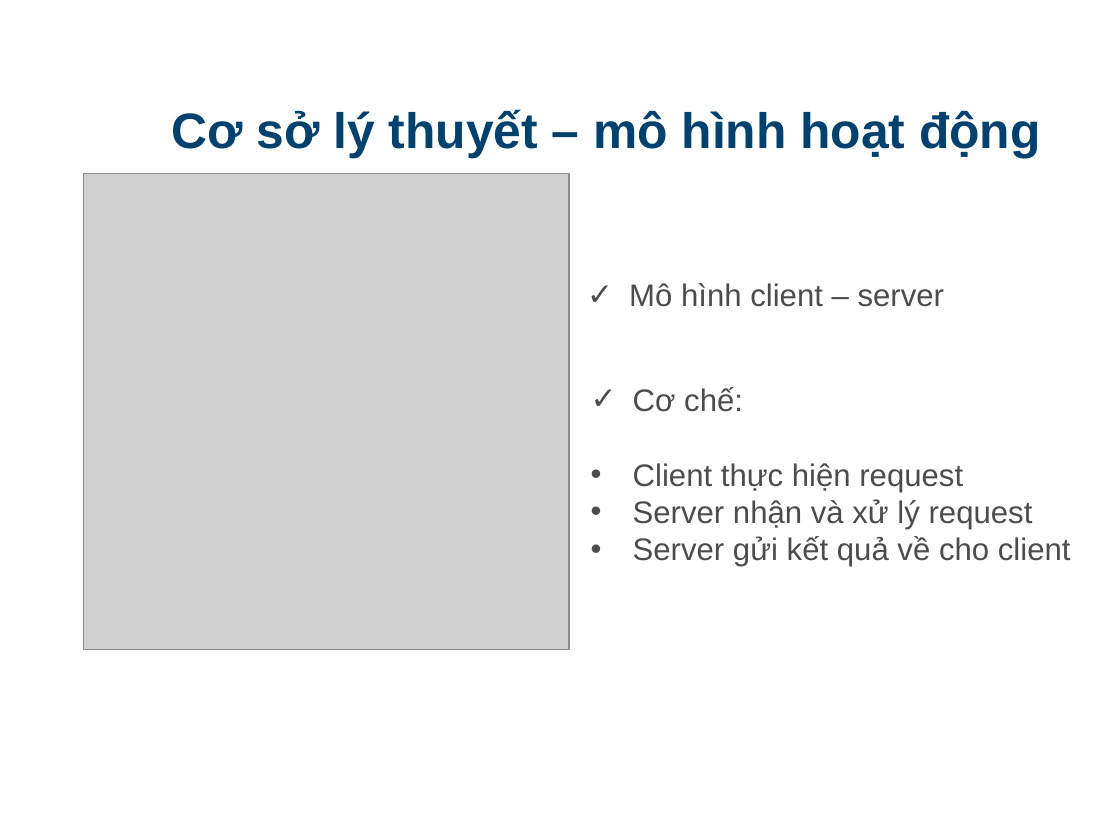
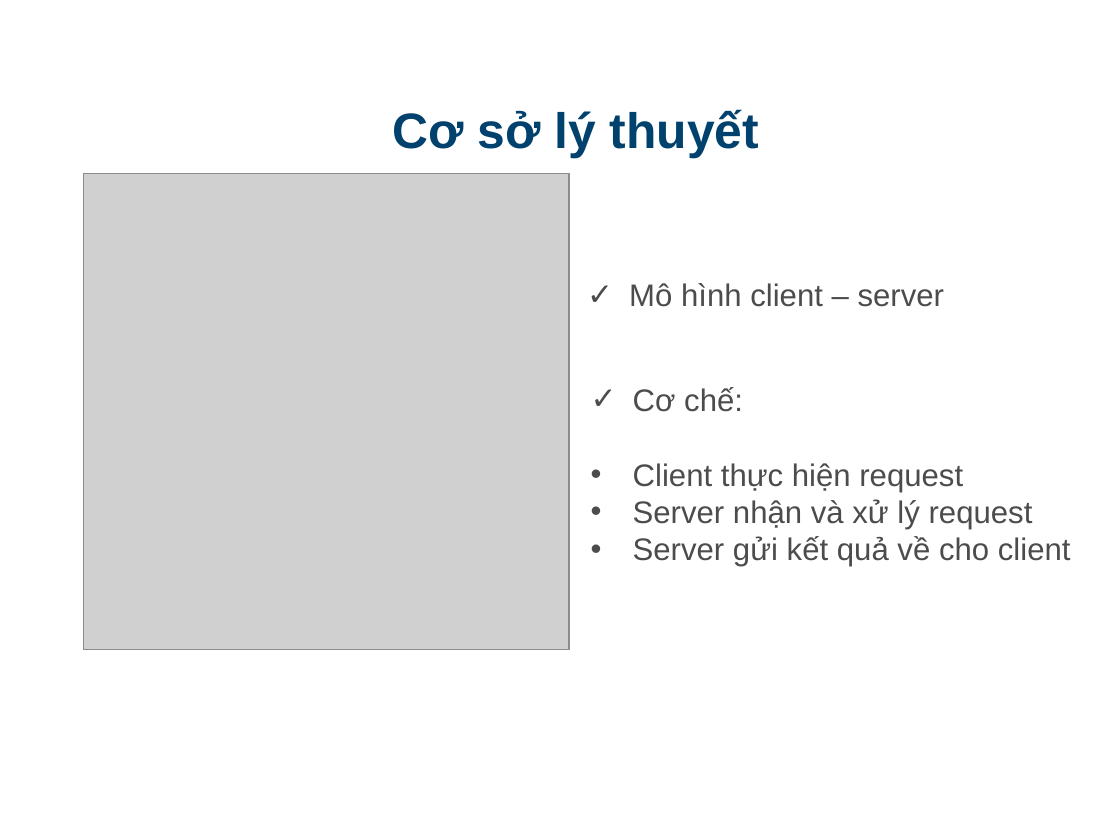
Before and after one commit to truongquangkhai99/DATN-1, a slide deck: slide 6 of src/doc/slide.ppt (slide 7 before the commit). Drawn at 1120x840 pixels with LibreOffice and Linux fonts; fonts in the diff are those of the drawing; grey boxes stand for pictures; background and template pictures are left out. Boxes give left, top, right and bottom in pixels: in the first picture for what was removed or moved away, otherwise in the second. Text is boxed around its words. In the diff, an @@ line names an element or a change of style, - is before the commit and + after.

```diff
--- a/src/doc/slide.ppt
+++ b/src/doc/slide.ppt
@@ text at [392,109,759,158]: text changed @@
-Cơ sở lý thuyết – mô hình hoạt động
+Cơ sở lý thuyết
```
Also in this commit, not shown: 14 other slides changed, 5 slides added, 19 slides removed.
